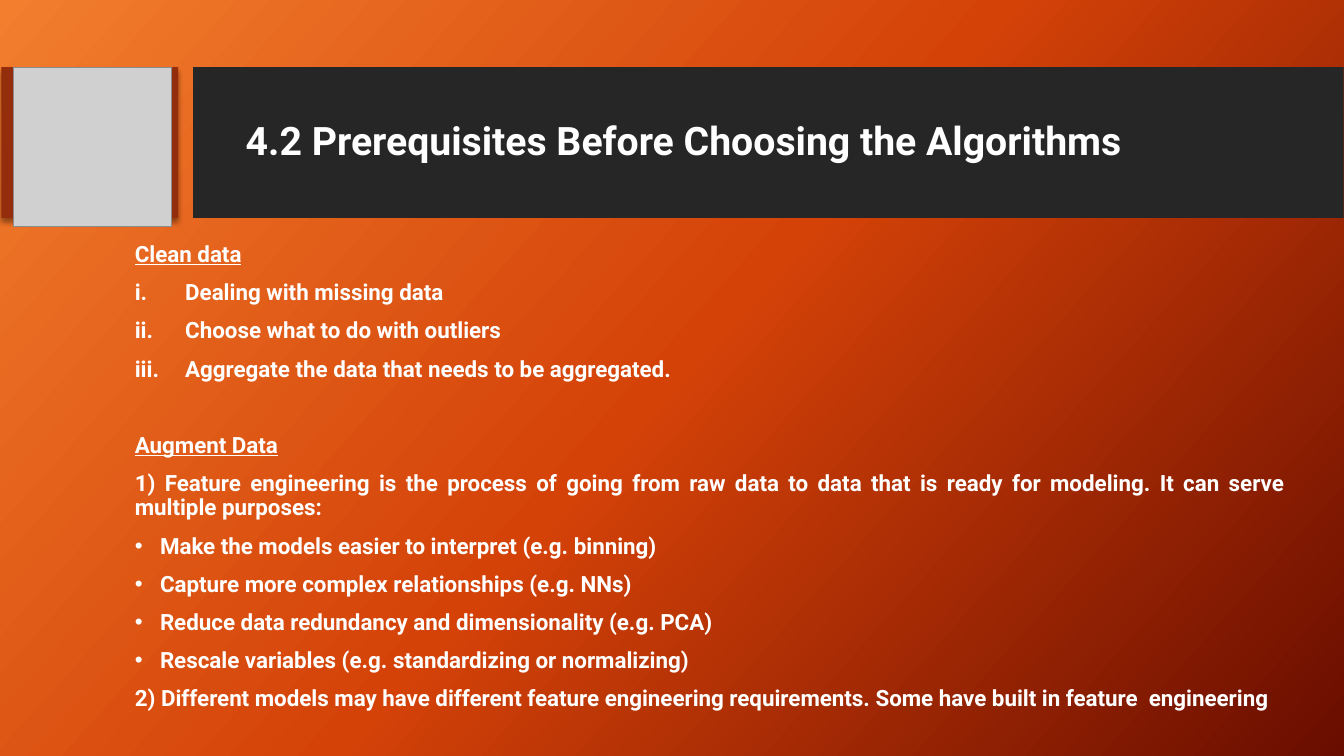
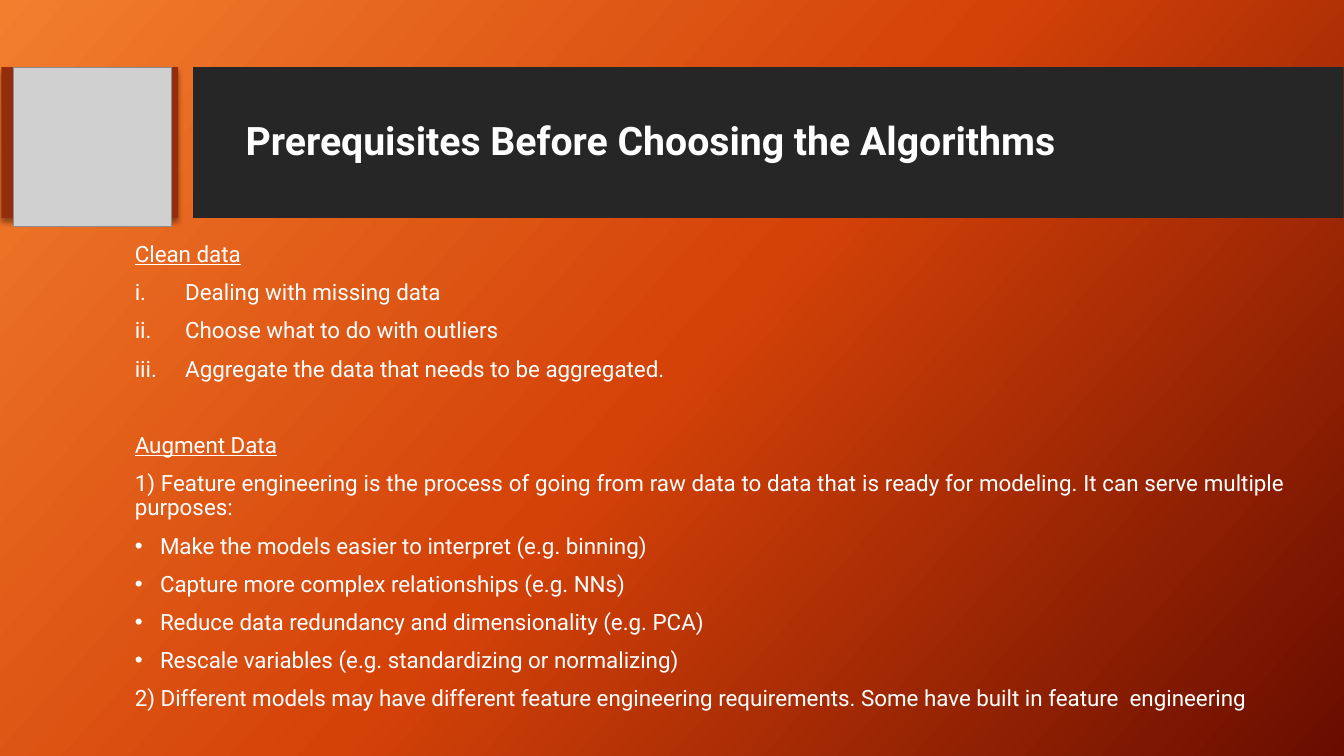
Before and after one commit to ItProject1920/data-science-project, a slide deck: slide 12 of Project Review FINAL.pptx. Drawn at 1344x756 pixels with LibreOffice and Linux fonts; fonts in the diff are those of the drawing; grey boxes stand for pictures; background and template pictures are left out. Boxes give left, top, right and bottom in pixels: in the first picture for what was removed or moved away, otherwise in the second. Text is boxed around its words. In the diff, an @@ line names an element or a change of style, - is before the commit and + after.

```diff
--- a/Project Review FINAL.pptx
+++ b/Project Review FINAL.pptx
@@ title at (x1=246, y1=125, x2=1055, y2=163): text changed @@
-4.2 Prerequisites Before Choosing the Algorithms
+Prerequisites Before Choosing the Algorithms
@@ text "Clean data" at (x1=135, y1=245, x2=1284, y2=711): bold off @@
```
Also in this commit, not shown: 14 other slides changed, 1 slide added, 1 slide removed.
